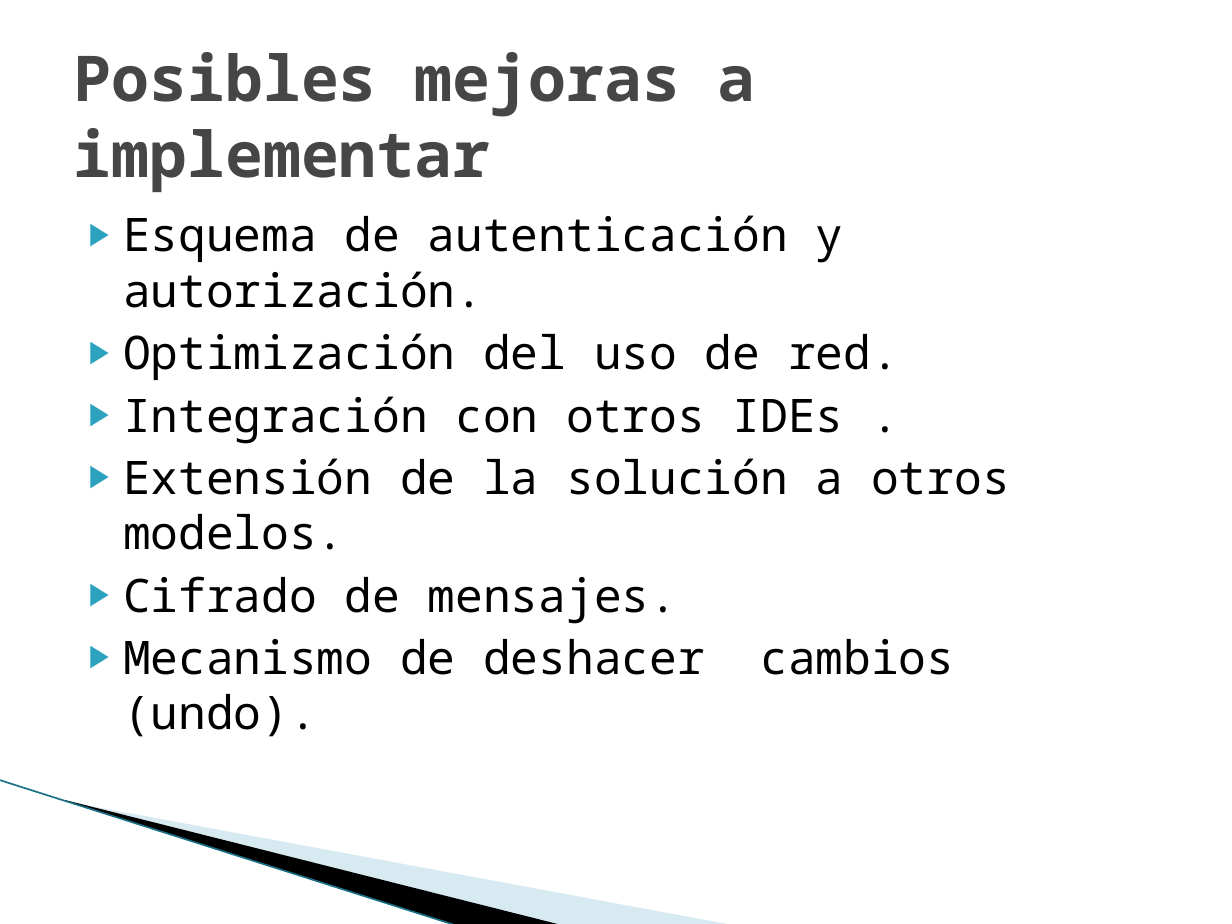
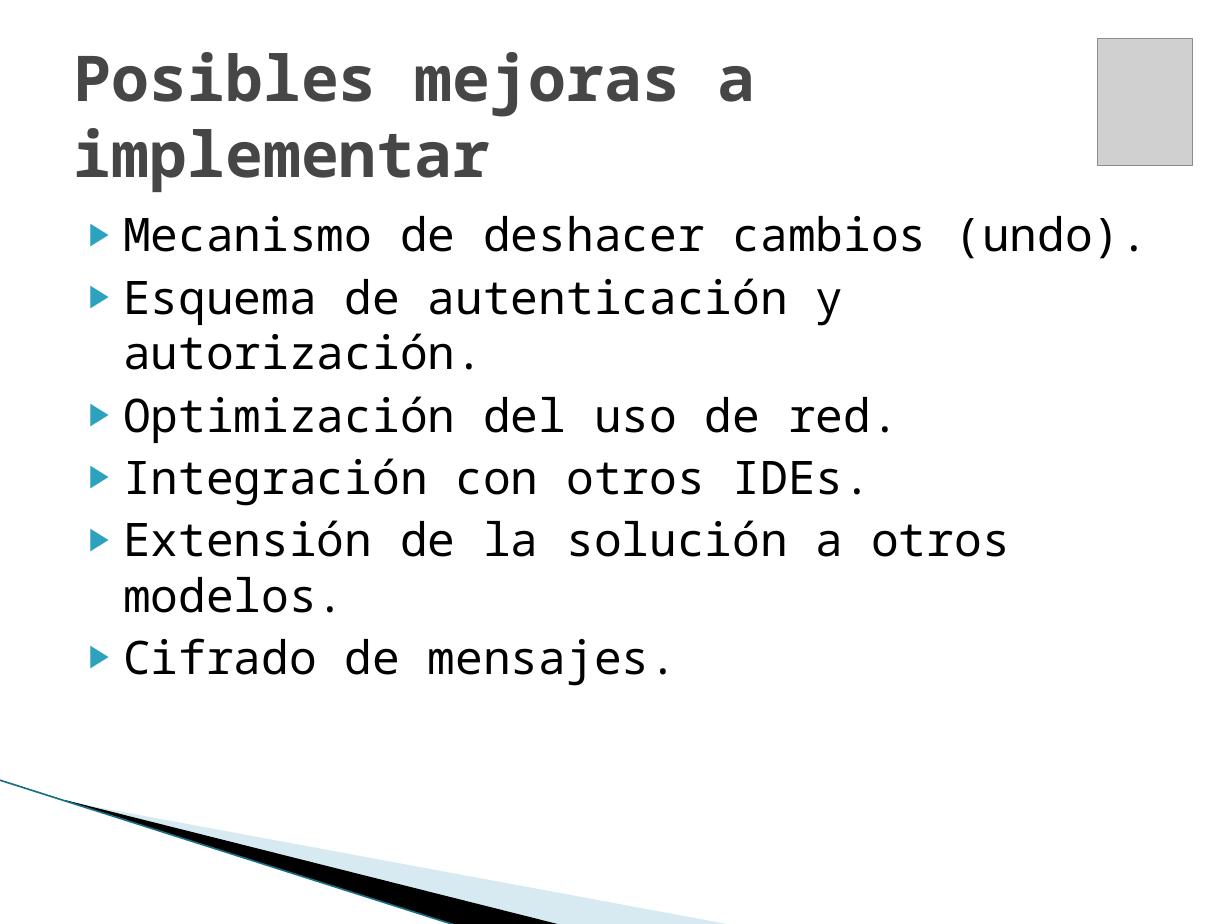
Before and after one commit to maurociancio/parallel-editor, a slide deck: slide 16 of doc/presentacion/presentacion.pptx (slide 17 before the commit). Drawn at 1232x924 pixels with LibreOffice and Linux fonts; fonts in the diff are those of the drawing; grey boxes stand for pictures; background and template pictures are left out. Boxes give left, top, right and bottom in pixels: in the first picture for what was removed or moved away, otherwise in the second. Text is boxed around its words. In the diff, an @@ line names an element or a change of style, - is before the commit and + after.

```diff
--- a/doc/presentacion/presentacion.pptx
+++ b/doc/presentacion/presentacion.pptx
@@ picture added at box(1098, 38, 1193, 165) @@
@@ text at box(123, 216, 1148, 259): paragraph added @@
+▶ Mecanismo de deshacer cambios (undo).
@@ text at box(123, 458, 872, 506): spaces changed @@
-▶ Integración con otros IDEs .
+▶ Integración con otros IDEs.
@@ text at box(123, 639, 954, 737): paragraph removed @@
-▶ Mecanismo de deshacer cambios (undo).
```
Also in this commit, not shown: 10 other slides changed, 4 slides added, 3 slides removed, 10 other files.
